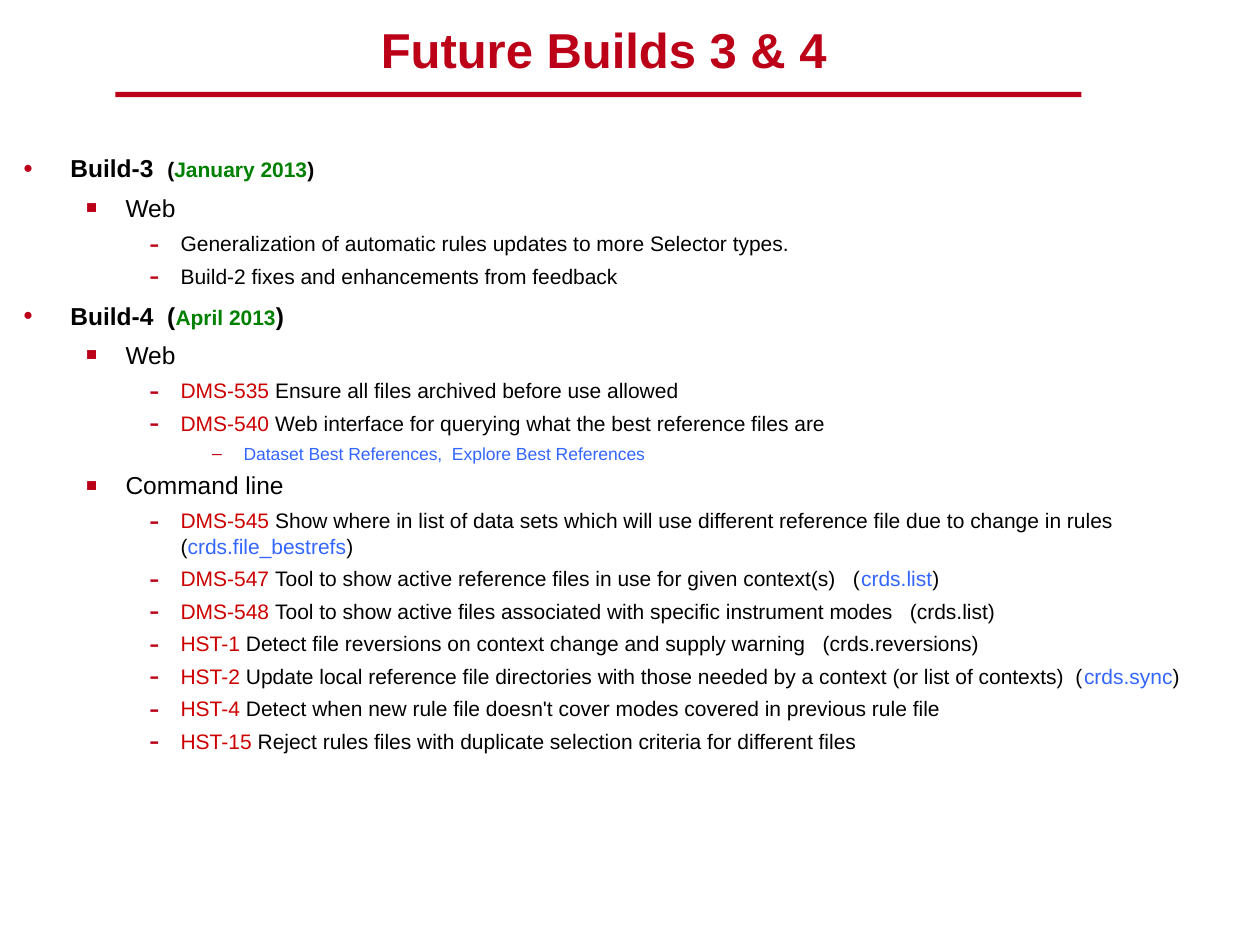
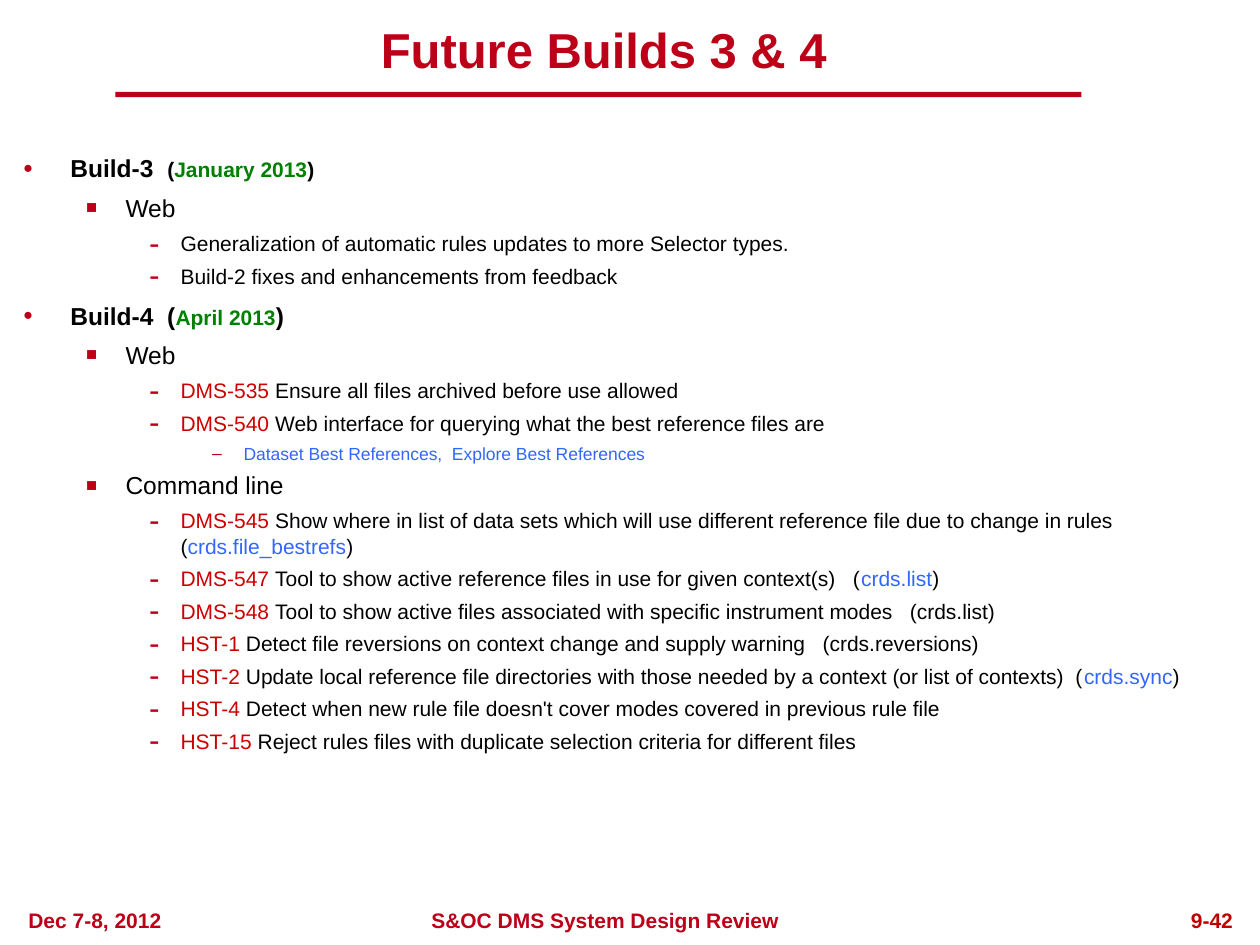
Before and after one commit to spacetelescope/crds, a slide deck: slide 41 of docs/DMS_SDR2_09_CRDS_final.pptx. Drawn at 1260x945 pixels with LibreOffice and Linux fonts; fonts in the diff are those of the drawing; background and template pictures are left out. Boxes give left, top, right and bottom in pixels: in the first picture for what was removed or moved away, otherwise in the second. Text is boxed around its words. In the diff, an @@ line names an element or a change of style, - is before the commit and + after.

```diff
--- a/docs/DMS_SDR2_09_CRDS_final.pptx
+++ b/docs/DMS_SDR2_09_CRDS_final.pptx
@@ text added at box(28, 913, 162, 932), 12 pt, text #BB0018, bold @@
+Dec 7-8, 2012
@@ text added at box(431, 912, 778, 933), 12 pt, text #BB0018, bold @@
+S&OC DMS System Design Review
@@ page number added at box(1191, 913, 1233, 929), 12 pt, text #C00000, bold @@
+9-42
```
Also in this commit, not shown: 40 other slides changed, 1 slide added, 1 slide removed.
